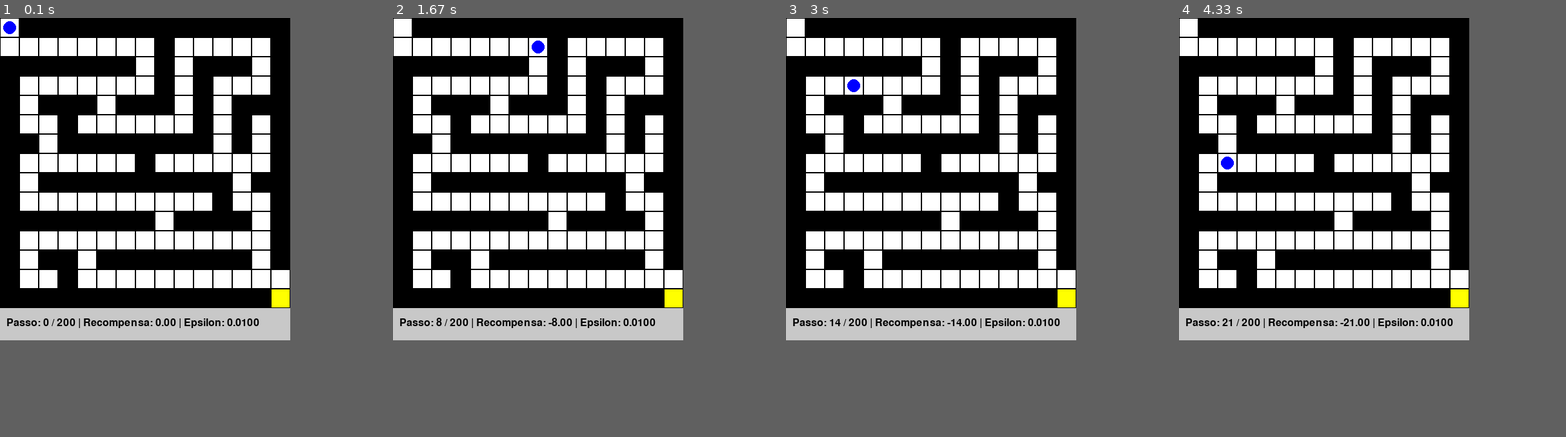
Above: before the commit, frames 1-4 (left to right).
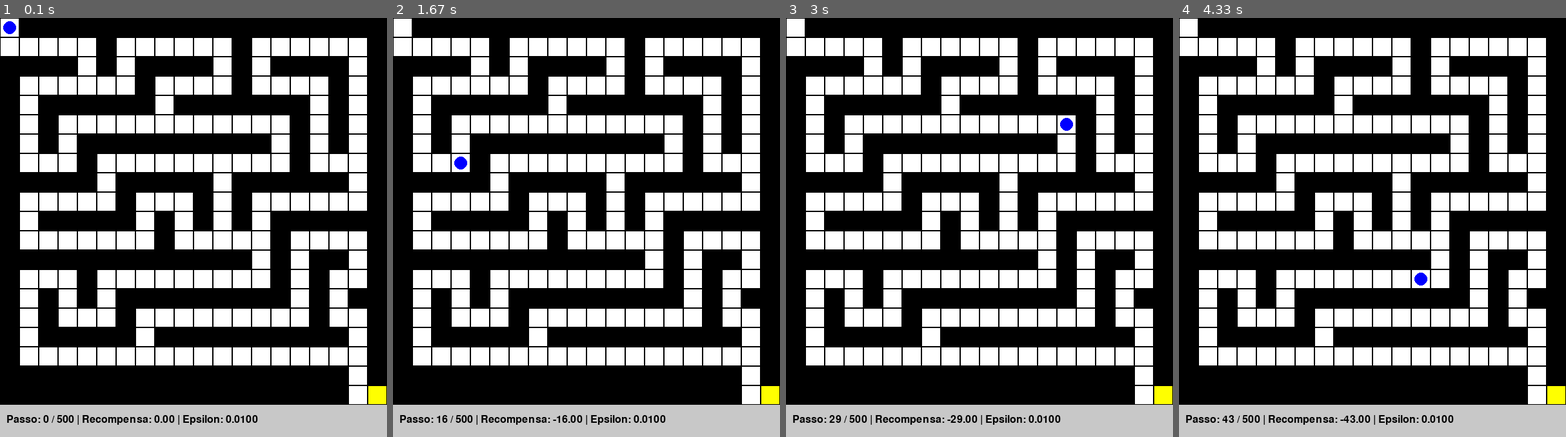
Above: after the commit, the same moments.

Repository: LEI-122689/Projeto_AA
Game: pygame game, started from Simulador.py
Two runs of this game, one before a commit and one after it. Both use one fixed random seed, a clock stepped at 60 frames per second and the inputs below.
Inputs:
- Up to frame 1 (0.1 s): no input
- Up to frame 2 (1.67 s): no input
- Up to frame 3 (3 s): no input
- Up to frame 4 (4.33 s): no input
In our replay, the window is 450x500 before the commit and 600x650 after it. These sizes can differ from the game's own. Grey fills any space a smaller window leaves; there, only what the larger window draws over its background counts as a difference.

The runs differ from the first frame. In frame 1, 36% of the frame differs, in the area x 0-100%, y 4-100%; in frame 2, 36%; in frame 3, 36%; in frame 4, 36%.

Commit message:
Simulador aceita agora dificuldades do labirinto

Diff:
--- a/Simulador.py
+++ b/Simulador.py
@@ -37,11 +37,18 @@
             self.max_passos = 500
 
         elif tipo_problema == "labirinto":
-            print("-> A carregar Problema 3: Labirinto (Q-Learning)")
-            self.ambiente = AmbienteLabirinto()
+            print(f"-> A carregar Problema 3: Labirinto (Dificuldade: {dificuldade.upper()})")
+            # --- AQUI ESTÁ A ÚNICA ALTERAÇÃO ---
+            self.ambiente = AmbienteLabirinto(dificuldade)
+            # -----------------------------------
             self.agente = AgenteLabirinto()
             self.agente.atualiza_posicao(self.ambiente.agente_pos)
-            self.max_passos = 200
+
+            # Pequeno ajuste de passos para não falhar no dificil
+            if dificuldade == "dificil":
+                self.max_passos = 500
+            else:
+                self.max_passos = 200
 
         else:
             raise Exception("Problema desconhecido! Escolhe 'farol' ou 'labirinto'.")
@@ -146,7 +153,7 @@
 # Exemplo de uso:
 if __name__ == "__main__":
     sim = Simulador()
-    #sim.cria("farol", dificuldade="dificil")
-    sim.cria("labirinto")
-    sim.fps = 5
+    # sim.cria("farol", dificuldade="dificil")
+    sim.cria("labirinto", "dificil")
+    sim.fps = 10
     sim.executa()
